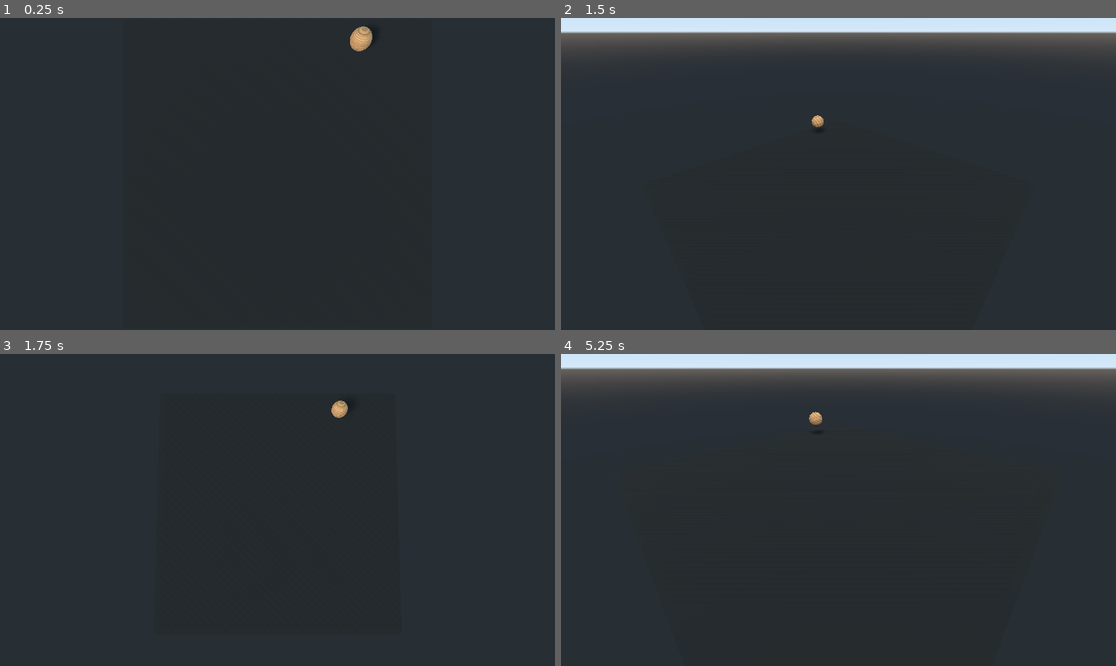
Above: before the commit, frames 1-4 (two rows, left to right).
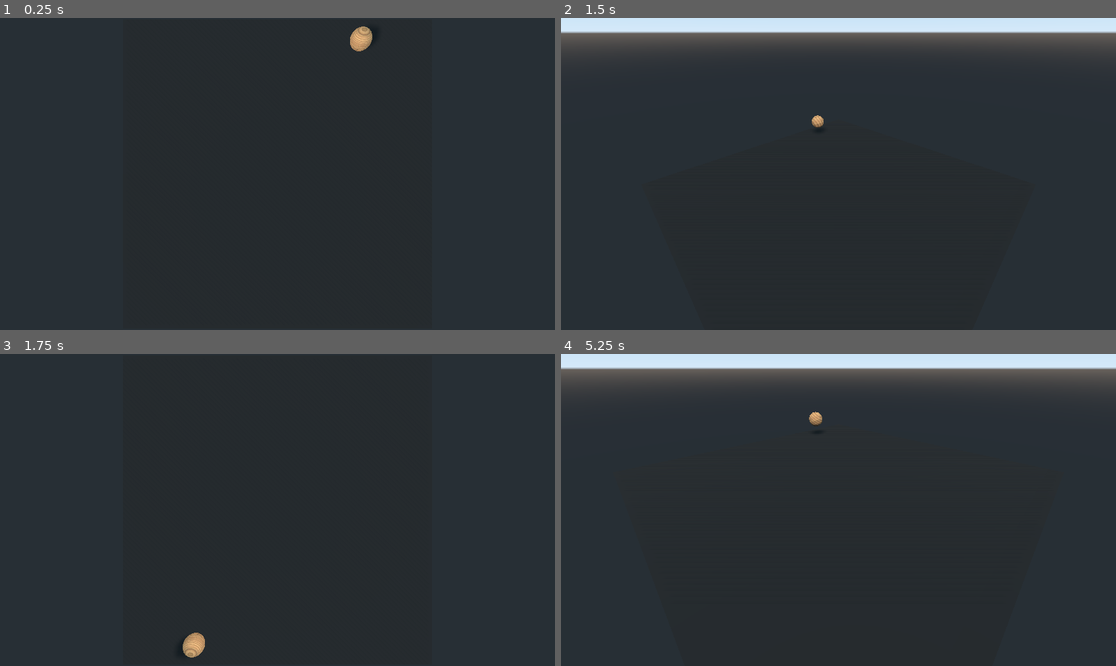
Above: after the commit, the same moments.

Repository: turulomio/gdparchis
Game: Godot game, scene res://scenes/Game4.tscn
Two runs of this game, one before a commit and one after it. Both use one fixed random seed, a clock stepped at 60 frames per second and the inputs below. This scene is started directly instead of the project's main scene.
Inputs (mouse positions are in pixels of both pictures, inside the frame that each line leads up to):
- Up to frame 1 (0.25 s): no input
- Up to frame 2 (1.5 s): tap Enter at 0.5 s; move the mouse to (960, 158) at 0.52 s; tap 1 (blue_view) at 0.6 s; click (960, 158) at 0.8 s; tap Space at 1.25 s; move the mouse to (727, 189) at 1.27 s; click (727, 189) at 1.35 s
- Up to frame 3 (1.75 s): tap 0 (orto_view) at 1.55 s
- Up to frame 4 (5.25 s): tap Enter at 2, 3.5 s; move the mouse to (894, 441) at 2.02 s; tap 0 (orto_view) at 2.1, 3.8, 4.35 s; tap 1 (blue_view) at 2.3, 2.85, 4.55 s; tap Space at 2.75, 4.25 s; move the mouse to (810, 572) at 2.77 s; click (810, 572) at 3.05 s; move the mouse to (1005, 556) at 3.52 s; click (1005, 556) at 3.6 s; move the mouse to (672, 463) at 4.27 s; move the mouse to (866, 510) at 5.02 s; hold Z (zoom_in) from 5.03 s (still down)

Frames 1-2 are identical in both runs. In frame 3, 0.4% of the frame differs, in the area x 32-63%, y 14-98%; in frame 4, nothing differs.
Error before the commit: Invalid get index 'players' (on base: 'Nil'). (res://scenes/Game4.gd:40)
Error after the commit: Invalid get index 'players' (on base: 'Nil'). (res://scenes/Game4.gd:43)

Commit message:
Improving pieces start

Diff:
--- a/scenes/Board4.tscn
+++ b/scenes/Board4.tscn
@@ -22,5 +22,5 @@
 material/0 = SubResource( 4 )
 
 [node name="CollisionShape" type="CollisionShape" parent="."]
-transform = Transform( 65, 0, 0, 0, 1, 0, 0, 0, 65, 0, 0, 0 )
+transform = Transform( 32.5, 0, 0, 0, 0.1, 0, 0, 0, 32.5, 0, 0, 0 )
 shape = SubResource( 2 )
--- a/scenes/Dice.gd
+++ b/scenes/Dice.gd
@@ -55,7 +55,7 @@
 
 	elif self.player.is_current() and self.player.can_move_dice== true:
 		self.animation_waiting_grades=self.animation_waiting_grades+5
-		self.global_transform.origin.y=2+sin(deg2rad(self.animation_waiting_grades))/2
+		self.global_transform.origin.y=2.5+sin(deg2rad(self.animation_waiting_grades))/2
 
 	elif self.animation_waiting_grades==0:
 		if $RC1.is_colliding():
--- a/scenes/Game4.gd
+++ b/scenes/Game4.gd
@@ -1,7 +1,7 @@
 extends Spatial
 class_name Game4
 
-onready var camera =$Camera
+onready var camera = $Camera
 var players
 var pieces
 var max_players
@@ -10,11 +10,14 @@
 
 func get_object_under_mouse():
 	var mouse_pos=get_viewport().get_mouse_position()
-	var ray_from=$Camera.project_ray_origin(mouse_pos)
-	var ray_to= ray_from + $Camera.project_ray_normal(mouse_pos)*2000
+	var ray_from=camera.project_ray_origin(mouse_pos)
+	var ray_to= ray_from + camera.project_ray_normal(mouse_pos)*100
 	var space_state=get_world().direct_space_state
+	print(space_state)
 	var selection=space_state.intersect_ray(ray_from,ray_to)
-	print(selection)
+	print(camera,selection)
+	if len(selection)==0:
+		return null
 	return selection.collider
 
 # Called when the node enters the scene tree for the first time.
@@ -55,18 +58,19 @@
 
 	# Create players pieces
 	for d_player in d["players"]:
+		var square_position=0
 		var player=self.players.get(d_player["id"])
-		var square_position=0
 		if player.plays:
+
 			for d_piece in d_player["pieces"]:
 				var route=self.routes[str(player.id)]
 				var piece=Globals.SCENE_PIECE.instance()
 				self.add_child(piece)
 				piece.set_id(d_piece["id"],player,route.end_position(),square_position)
 				square_position=square_position+1
-
 				player.append_piece(piece) #Link piece to player bidirectional
-				piece.move_to_route_position(d_piece["route_position"],40)
+				piece.move_to_route_position(d_piece["route_position"],8)
+				yield(piece,"piece_moved")
 
 	# Start game
 	self.players.current=self.players.get(str(d["current"]))
@@ -81,6 +85,8 @@
 func _process(_delta):
 	if Input.is_action_just_pressed("left_click"):
 		var object=get_object_under_mouse()
+		if object == null:
+			return
 		if object.filename=="res://scenes/Piece.tscn":
 			if object.player==self.players.current and object.player.can_move_pieces:
 				object.on_clicked()
@@ -96,9 +102,9 @@
 
 
 	if Input.is_action_just_pressed("orto_view"):
-		$Camera.look_at_from_position(Vector3(0,60,3),Vector3(0,3,0),Vector3.UP)
+		camera.look_at_from_position(Vector3(0,47,0),Vector3(0,0,0.1),Vector3.UP)
 	if Input.is_action_just_pressed("blue_view"):
-		$Camera.look_at_from_position(Vector3(-30,30,30),Vector3(0,3,0),Vector3.UP)
+		camera.look_at_from_position(Vector3(-30,30,30),Vector3(0,3,0),Vector3.UP)
 	if Input.is_action_pressed("zoom_in"):
 		camera.global_transform.origin.y=camera.global_transform.origin.y-1
 	if Input.is_action_pressed("zoom_out"):
--- a/scenes/Piece.tscn
+++ b/scenes/Piece.tscn
@@ -23,7 +23,7 @@
 material/0 = SubResource( 5 )
 
 [node name="CollisionShape" type="CollisionShape" parent="."]
-transform = Transform( 1.3, 0, 0, 0, 0.101, 0, 0, 0, 1.3, 0, 0, 0 )
+transform = Transform( 1.3, 0, 0, 0, 0.1, 0, 0, 0, 1.3, 0, 0, 0 )
 shape = SubResource( 3 )
 
 [node name="Click" type="AudioStreamPlayer" parent="."]
